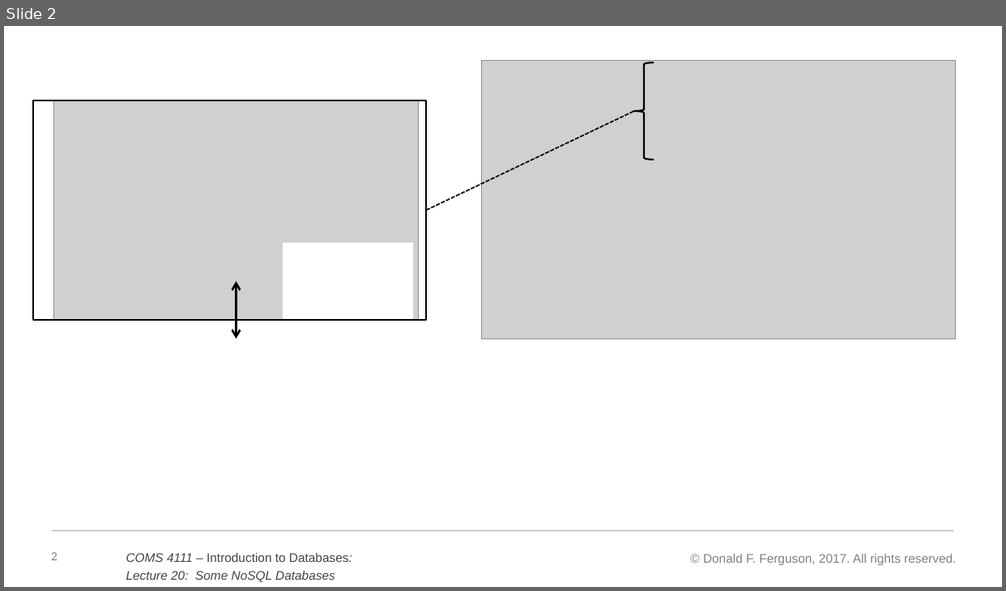
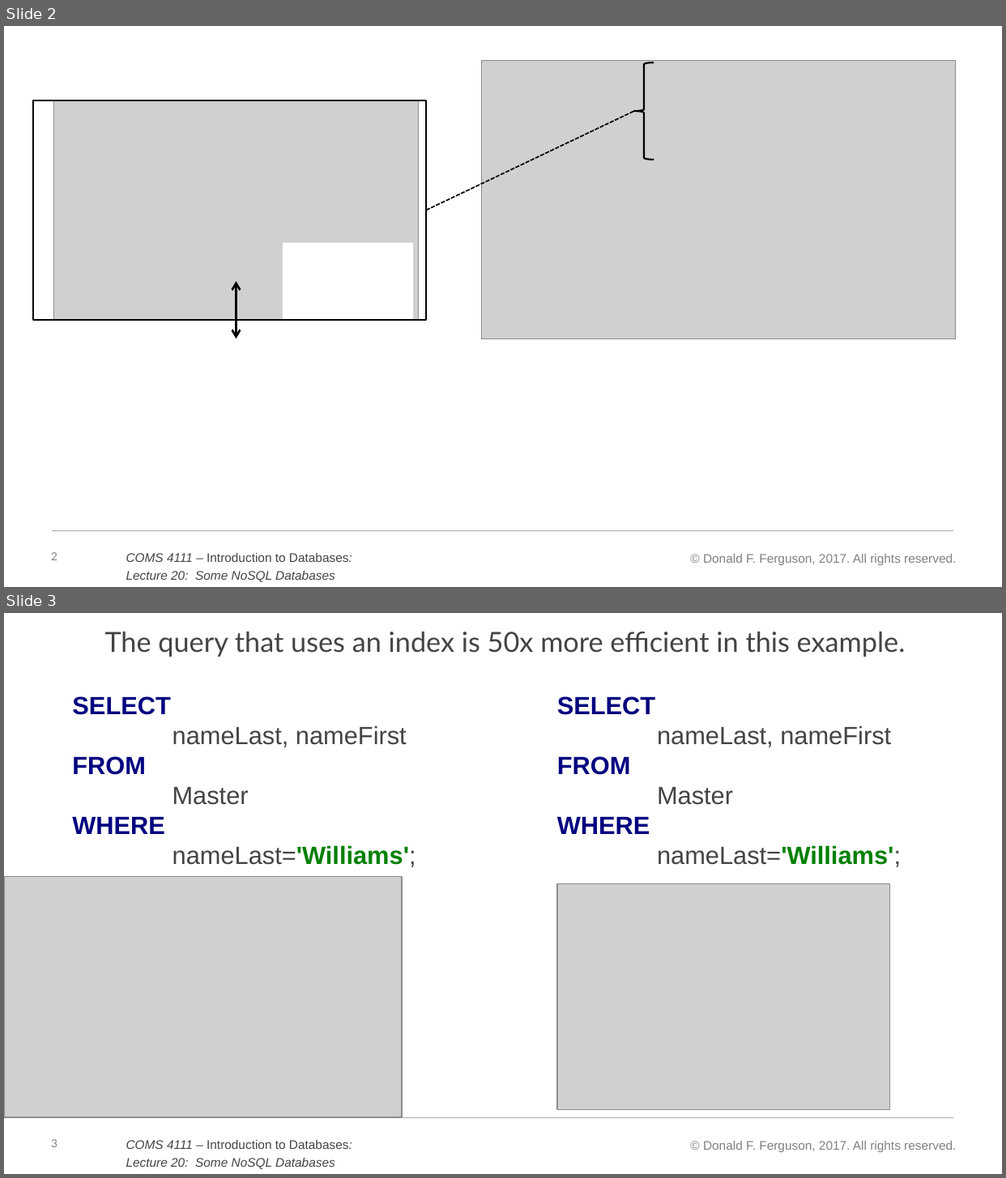
Before and after one commit to zyxdlsz/w4111-Databases, a slide deck: Lectures/generalslides.pptx. Shown one above the other, each under a label of ours: slide 2 before the commit, slides 2 and 3 after it. The pictures are 1006x591 and 1006x1178 pixels, drawn with LibreOffice and Linux fonts; fonts in the diff are those of the drawing; grey boxes stand for pictures. Boxes give left, top, right and bottom in pixels: in the first picture for what was removed or moved away, otherwise in the second. Text is boxed around its words. In the diff, an @@ line names an element or a change of style, - is before the commit and + after.

Commit message:
Lecture 2

```diff
--- a/Lectures/generalslides.pptx
+++ b/Lectures/generalslides.pptx
@@ slide 3 added at <box>4,613,1002,1174</box>, background #FFFFFF; not listed: 4 template elements that a slide beside it also shows @@
@@ text added at <box>105,631,906,657</box>, 20 pt, text #444444 @@
+The query that uses an index is 50x more efficient in this example.
@@ text added at <box>72,696,416,867</box>, 18 pt, text #444444 @@
+SELECT
+nameLast, nameFirst
+FROM
+Master
+WHERE
+nameLast='Williams';
@@ text added at <box>557,696,901,867</box>, 18 pt, text #444444 @@
+SELECT
+nameLast, nameFirst
+FROM
+Master
+WHERE
+nameLast='Williams';
@@ picture added at <box>4,876,403,1118</box> @@
@@ picture added at <box>557,884,889,1110</box> @@
```
Also in this commit, not shown: 3 other files.
